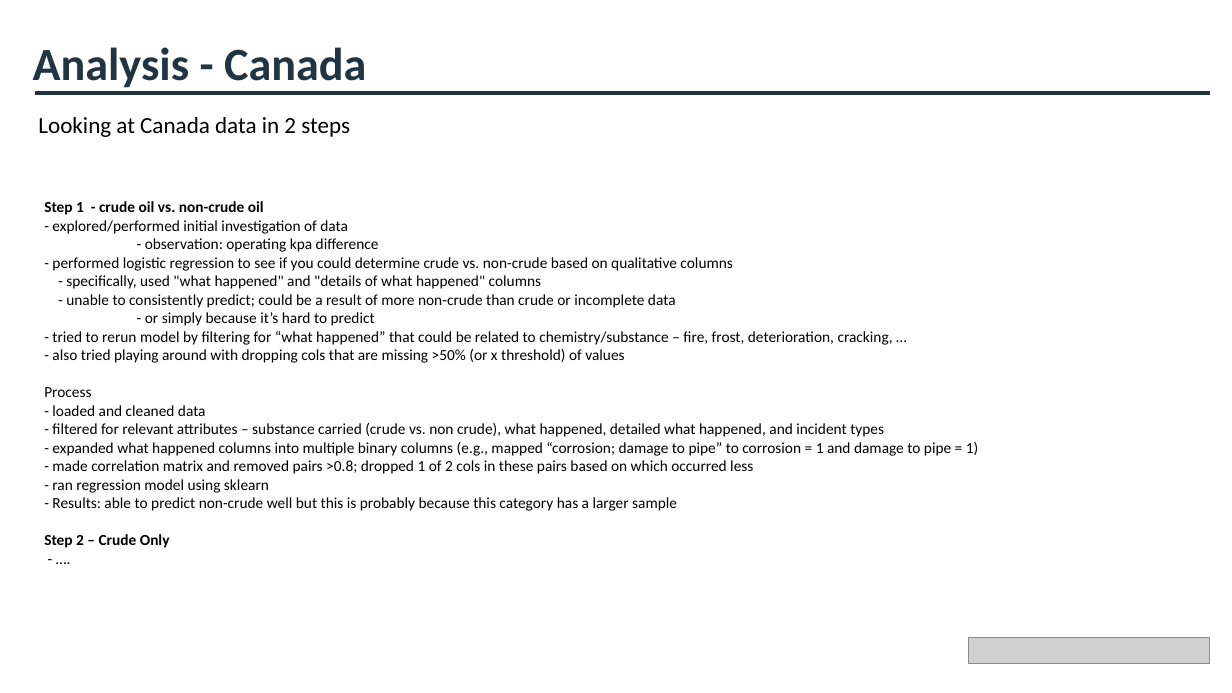
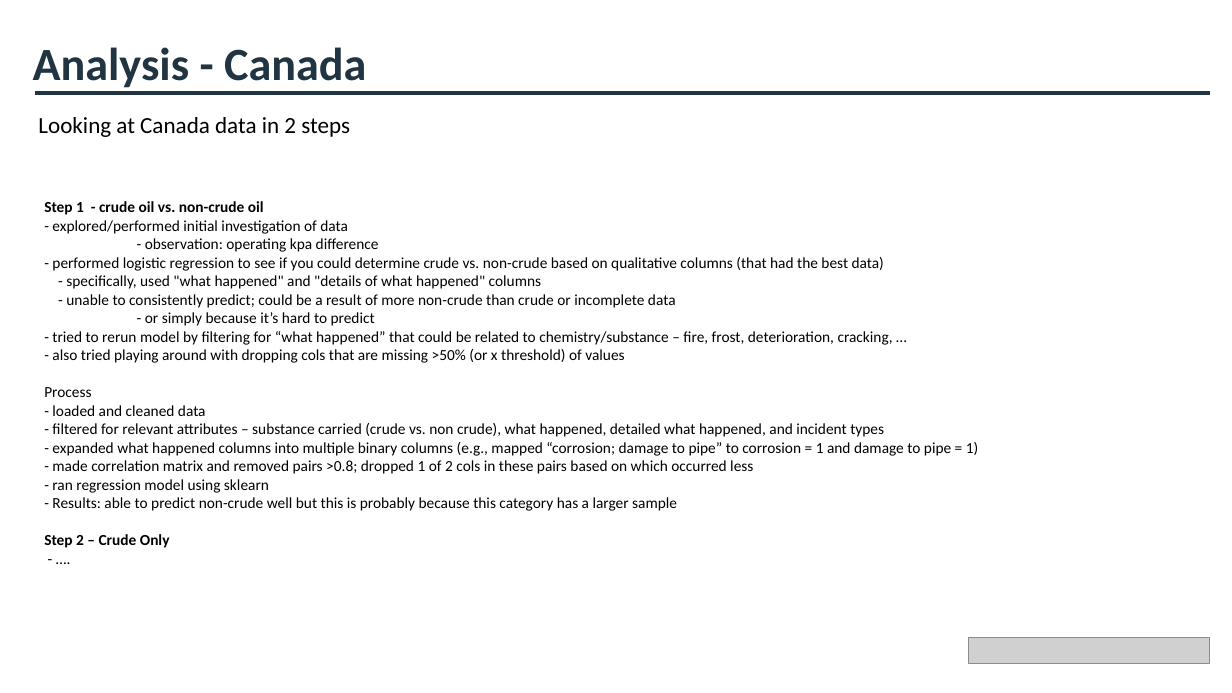
Before and after one commit to cameronmackinnon/crude_oil_accidents, a slide deck: slide 12 of presentations/Pipeline Accidents Presentation v0.pptx (slide 8 before the commit). Drawn at 1232x693 pixels with LibreOffice and Linux fonts; fonts in the diff are those of the drawing; grey boxes stand for pictures. Boxes give left, top, right and bottom in pixels: in the first picture for what was removed or moved away, otherwise in the second. Text is boxed around its words. In the diff, an @@ line names an element or a change of style, - is before the commit and + after.

```diff
--- a/presentations/Pipeline Accidents Presentation v0.pptx
+++ b/presentations/Pipeline Accidents Presentation v0.pptx
@@ text at box(52, 257, 884, 271): text changed @@
-- performed logistic regression to see if you could determine crude vs. non-crude based on qualitative columns
+- performed logistic regression to see if you could determine crude vs. non-crude based on qualitative columns (that had the best data)
```
Also in this commit, not shown: 6 other slides changed, 7 slides added, 4 other files.
